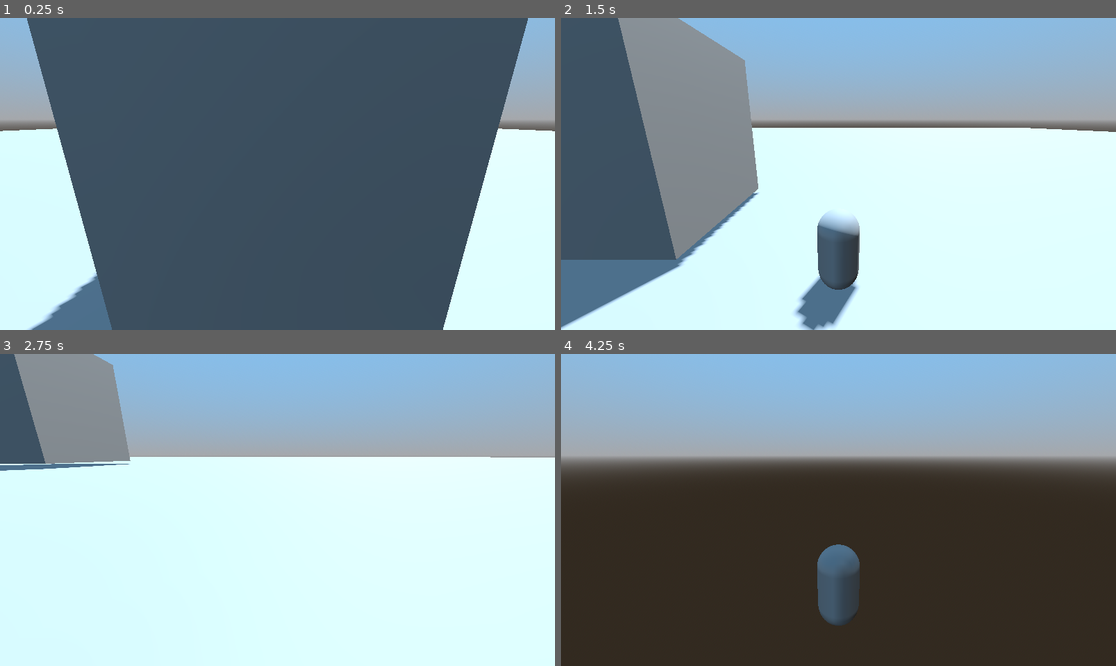
Above: before the commit, frames 1-4 (two rows, left to right).
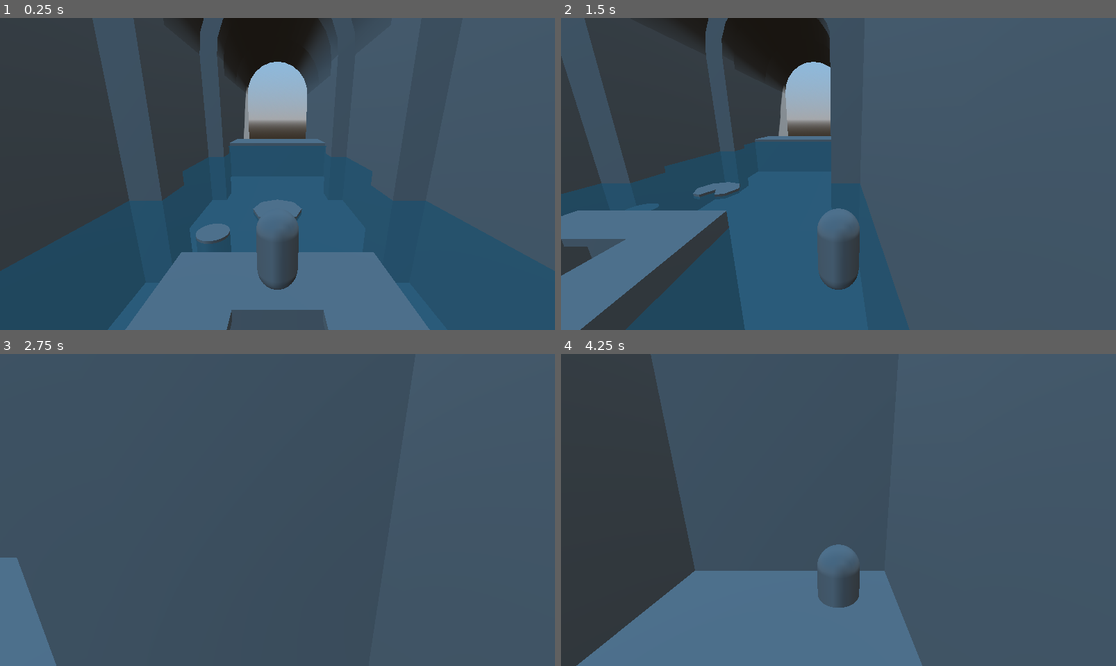
Above: after the commit, the same moments.

Repository: maliamae/GA110_MushroomLad_Godot
Game: Godot game, scene res://Scenes/dungeon_level.tscn
Same seed, same stepped clock (60 frames per second), same inputs: the game is played once before the commit and once after it. The project has no main scene, so this scene is started directly.
Inputs:
- Up to frame 1 (0.25 s): no input
- Up to frame 2 (1.5 s): tap Enter (ui_accept) at 0.5, 0.77 s; hold Right (ui_right) 0.53-1.28 s; hold Down (ui_down) from 1.28 s (still down)
- Up to frame 3 (2.75 s): tap Enter (ui_accept) at 1.52 s; release Down (ui_down) at 2.03 s; hold Right (ui_right) from 2.03 s (still down)
- Up to frame 4 (4.25 s): release Right (ui_right) at 2.78 s; hold Up (ui_up) 2.78-3.53 s; tap Enter (ui_accept) at 3.02, 3.77 s; hold Left (ui_left) from 3.53 s (still down)

The runs differ from the first frame. In frame 1, 64% of the frame differs, in the area x 0-100%, y 0-100%; in frame 2, 91%; in frame 3, 98%; in frame 4, 98%.

Commit message:
fixed floating

Diff:
--- /dev/null
+++ b/Scenes/arch.tscn
@@ -0,0 +1,29 @@
+[gd_scene format=3 uid="uid://cmsy0ichub6c3"]
+
+[node name="arch" type="Node3D" unique_id=1328309220]
+
+[node name="CSGCombiner3D" type="CSGCombiner3D" parent="." unique_id=1088615657]
+
+[node name="CSGBox3D" type="CSGBox3D" parent="CSGCombiner3D" unique_id=327628823]
+transform = Transform3D(1, 0, 0, 0, 1, 0, 0, 0, 1, -4, -4.5, 0.25)
+size = Vector3(1, 9, 1.5)
+
+[node name="CSGBox3D2" type="CSGBox3D" parent="CSGCombiner3D" unique_id=493093947]
+transform = Transform3D(1, 0, 0, 0, 1, 0, 0, 0, 1, 4, -4.5, 0.25)
+size = Vector3(1, 9, 1.5)
+
+[node name="CSGCylinder3D" type="CSGCylinder3D" parent="CSGCombiner3D" unique_id=6595916]
+transform = Transform3D(1, 0, 0, 0, -4.371139e-08, -1, 0, 1, -4.371139e-08, 0, -1.0927847e-08, 0.25)
+radius = 4.5
+height = 1.5
+sides = 24
+
+[node name="CSGCylinder3D" type="CSGCylinder3D" parent="CSGCombiner3D/CSGCylinder3D" unique_id=968000734]
+operation = 2
+radius = 3.5
+sides = 24
+
+[node name="CSGBox3D" type="CSGBox3D" parent="CSGCombiner3D/CSGCylinder3D" unique_id=627057785]
+transform = Transform3D(1, 0, 0, 0, 1, 0, 0, 0, 1, 0, 2.9802322e-08, 2.75)
+operation = 2
+size = Vector3(10, 1.75, 5.5)
--- a/Scenes/dungeon_level.tscn
+++ b/Scenes/dungeon_level.tscn
@@ -3,6 +3,11 @@
 [ext_resource type="PackedScene" uid="uid://bdnto3g31nnyr" path="res://Scenes/player.tscn" id="1_e4kat"]
 [ext_resource type="PackedScene" uid="uid://nf2e13spbwas" path="res://Scenes/oubliette.tscn" id="2_ha38h"]
 [ext_resource type="PackedScene" uid="uid://7h837y2b1pw0" path="res://Scenes/water_plane.tscn" id="3_3cvh8"]
+[ext_resource type="PackedScene" uid="uid://1s7wuolsl15i" path="res://Scenes/side_wall.tscn" id="4_n8u0m"]
+[ext_resource type="PackedScene" uid="uid://oxtllupxk4bo" path="res://Scenes/roof.tscn" id="5_66i6n"]
+[ext_resource type="PackedScene" uid="uid://cmsy0ichub6c3" path="res://Scenes/arch.tscn" id="6_4p3mm"]
+[ext_resource type="PackedScene" uid="uid://cbi2vijx8awjr" path="res://Scenes/lilypad.tscn" id="7_tldnm"]
+[ext_resource type="PackedScene" uid="uid://dixws230pxqm6" path="res://Scenes/floating_platform.tscn" id="8_khf8t"]
 
 [sub_resource type="ProceduralSkyMaterial" id="ProceduralSkyMaterial_p7ssk"]
 sky_top_color = Color(0.50943196, 0.75893027, 0.9554606, 1)
@@ -18,7 +23,7 @@
 size = Vector2(100, 100)
 
 [sub_resource type="BoxShape3D" id="BoxShape3D_n8u0m"]
-size = Vector3(10, 0.125, 10)
+size = Vector3(100, 0.125, 100)
 
 [node name="dungeon_level" type="Node3D" unique_id=2069928860]
 
@@ -40,12 +45,12 @@
 shape = SubResource("BoxShape3D_n8u0m")
 
 [node name="Player" parent="." unique_id=546651733 instance=ExtResource("1_e4kat")]
-transform = Transform3D(1, 0, 0, 0, 1, 0, 0, 0, 1, 0, 0.5, -0.75)
+transform = Transform3D(1, 0, 0, 0, 1, 0, 0, 0, 1, 0, 3.875, -1.875)
 
 [node name="Camera3D" type="Camera3D" parent="Player" unique_id=285811377]
 transform = Transform3D(1, -4.238833e-09, 9.183858e-10, 3.856702e-09, 0.9659259, 0.2588191, -1.9841835e-09, -0.2588191, 0.9659258, 0, 1.5, 2.125)
 
-[node name="StaticBody3D" parent="." unique_id=1772476226 instance=ExtResource("2_ha38h")]
+[node name="oubliette" parent="." unique_id=1772476226 instance=ExtResource("2_ha38h")]
 transform = Transform3D(1, 0, 0, 0, 1, 0, 0, 0, 1, 0, 0.875, -1)
 
 [node name="WaterPlanes" type="Node3D" parent="." unique_id=1759430759]
@@ -118,3 +123,93 @@
 
 [node name="water_plane8" parent="WaterPlanes" unique_id=1513353072 instance=ExtResource("3_3cvh8")]
 transform = Transform3D(1, 0, 0, 0, 1, 0, 0, 0, 1, -3, 3, 2)
+
+[node name="water_plane24" parent="WaterPlanes" unique_id=485941642 instance=ExtResource("3_3cvh8")]
+transform = Transform3D(1, 0, 0, 0, 1, 0, 0, 0, 1, 0, 3, 5)
+
+[node name="water_plane25" parent="WaterPlanes" unique_id=1998274311 instance=ExtResource("3_3cvh8")]
+transform = Transform3D(1, 0, 0, 0, 1, 0, 0, 0, 1, 3, 3, 5)
+
+[node name="water_plane26" parent="WaterPlanes" unique_id=215842317 instance=ExtResource("3_3cvh8")]
+transform = Transform3D(1, 0, 0, 0, 1, 0, 0, 0, 1, -3, 3, 5)
+
+[node name="Walls" type="Node3D" parent="." unique_id=556324659]
+
+[node name="side_wall" parent="Walls" unique_id=2072426151 instance=ExtResource("4_n8u0m")]
+transform = Transform3D(1, 0, 0, 0, 1, 0, 0, 0, 1, -4.75, 4.5, -1)
+
+[node name="side_wall5" parent="Walls" unique_id=1568138120 instance=ExtResource("4_n8u0m")]
+transform = Transform3D(1, 0, 0, 0, 1, 0, 0, 0, 1, -4.75, 4.5, 8)
+
+[node name="side_wall11" parent="Walls" unique_id=1383738846 instance=ExtResource("4_n8u0m")]
+transform = Transform3D(-4.371139e-08, 0, 1, 0, 1, 0, -1, 0, -4.371139e-08, 0, 4.5, 6.75)
+
+[node name="side_wall12" parent="Walls" unique_id=2085987216 instance=ExtResource("4_n8u0m")]
+transform = Transform3D(-4.371139e-08, 0, 1, 0, 1, 0, -1, 0, -4.371139e-08, 0, 13.5, 6.75)
+
+[node name="side_wall2" parent="Walls" unique_id=1885259385 instance=ExtResource("4_n8u0m")]
+transform = Transform3D(1, 0, 0, 0, 1, 0, 0, 0, 1, -4.75, 4.5, -10)
+
+[node name="side_wall3" parent="Walls" unique_id=969113557 instance=ExtResource("4_n8u0m")]
+transform = Transform3D(1, 0, 0, 0, 1, 0, 0, 0, 1, -4.75, 4.5, -19)
+
+[node name="side_wall4" parent="Walls" unique_id=1786117607 instance=ExtResource("4_n8u0m")]
+transform = Transform3D(1, 0, 0, 0, 1, 0, 0, 0, 1, -4.75, 4.5, -28)
+
+[node name="side_wall6" parent="Walls" unique_id=759561314 instance=ExtResource("4_n8u0m")]
+transform = Transform3D(1, 0, 0, 0, 1, 0, 0, 0, 1, 4.75, 4.5, -1)
+
+[node name="side_wall7" parent="Walls" unique_id=628109449 instance=ExtResource("4_n8u0m")]
+transform = Transform3D(1, 0, 0, 0, 1, 0, 0, 0, 1, 4.75, 4.5, 8)
+
+[node name="side_wall8" parent="Walls" unique_id=1603991097 instance=ExtResource("4_n8u0m")]
+transform = Transform3D(1, 0, 0, 0, 1, 0, 0, 0, 1, 4.75, 4.5, -10)
+
+[node name="side_wall9" parent="Walls" unique_id=1230014642 instance=ExtResource("4_n8u0m")]
+transform = Transform3D(1, 0, 0, 0, 1, 0, 0, 0, 1, 4.75, 4.5, -19)
+
+[node name="side_wall10" parent="Walls" unique_id=896990151 instance=ExtResource("4_n8u0m")]
+transform = Transform3D(1, 0, 0, 0, 1, 0, 0, 0, 1, 4.75, 4.5, -28)
+
+[node name="Roofs" type="Node3D" parent="." unique_id=1455176719]
+
+[node name="roof" parent="Roofs" unique_id=2097236321 instance=ExtResource("5_66i6n")]
+transform = Transform3D(1, 0, 0, 0, 1, 0, 0, 0, 1, 0, 9, -1)
+
+[node name="roof5" parent="Roofs" unique_id=1312747022 instance=ExtResource("5_66i6n")]
+transform = Transform3D(1, 0, 0, 0, 1, 0, 0, 0, 1, 0, 9, 8)
+
+[node name="roof2" parent="Roofs" unique_id=1760541639 instance=ExtResource("5_66i6n")]
+transform = Transform3D(1, 0, 0, 0, 1, 0, 0, 0, 1, 0, 9, -10)
+
+[node name="roof3" parent="Roofs" unique_id=514607065 instance=ExtResource("5_66i6n")]
+transform = Transform3D(1, 0, 0, 0, 1, 0, 0, 0, 1, 0, 9, -19)
+
+[node name="roof4" parent="Roofs" unique_id=684375417 instance=ExtResource("5_66i6n")]
+transform = Transform3D(1, 0, 0, 0, 1, 0, 0, 0, 1, 0, 9, -28)
+
+[node name="Arches" type="Node3D" parent="." unique_id=1924441341]
+
+[node name="arch" parent="Arches" unique_id=1328309220 instance=ExtResource("6_4p3mm")]
+transform = Transform3D(1, 0, 0, 0, 1, 0, 0, 0, 1, 0, 9, -6.5)
+
+[node name="arch3" parent="Arches" unique_id=315218588 instance=ExtResource("6_4p3mm")]
+transform = Transform3D(1, 0, 0, 0, 1, 0, 0, 0, 1, 0, 9, 2.5)
+
+[node name="arch2" parent="Arches" unique_id=807459249 instance=ExtResource("6_4p3mm")]
+transform = Transform3D(1, 0, 0, 0, 1, 0, 0, 0, 1, 0, 9, -13.875)
+
+[node name="EndPlatform" type="Node3D" parent="." unique_id=2126368457]
+transform = Transform3D(1, 0, 0, 0, 1, 0, 0, 0, 1, 0, 3, -21)
+
+[node name="CSGCombiner3D" type="CSGCombiner3D" parent="EndPlatform" unique_id=152406113]
+
+[node name="CSGBox3D" type="CSGBox3D" parent="EndPlatform/CSGCombiner3D" unique_id=1791288970]
+transform = Transform3D(1, 0, 0, 0, 1, 0, 0, 0, 1, 0, -1.375, 0)
+size = Vector3(9, 3.25, 4)
+
+[node name="lilypad" parent="." unique_id=197424431 instance=ExtResource("7_tldnm")]
+transform = Transform3D(1, 0, 0, 0, 1, 0, 0, 0, 1, 0, 3, -4.75)
+
+[node name="floating_platform" parent="." unique_id=1464046690 instance=ExtResource("8_khf8t")]
+transform = Transform3D(1, 0, 0, 0, 1, 0, 0, 0, 1, -1.375, 3, -3.625)
--- /dev/null
+++ b/Scenes/lilypad.tscn
@@ -0,0 +1,25 @@
+[gd_scene format=3 uid="uid://cbi2vijx8awjr"]
+
+[sub_resource type="CylinderShape3D" id="CylinderShape3D_cfbem"]
+height = 0.15
+radius = 0.65
+
+[sub_resource type="PrismMesh" id="PrismMesh_cfbem"]
+
+[node name="lilypad" type="Node3D" unique_id=197424431]
+
+[node name="StaticBody3D" type="StaticBody3D" parent="." unique_id=421044344]
+
+[node name="CollisionShape3D" type="CollisionShape3D" parent="StaticBody3D" unique_id=806315224]
+shape = SubResource("CylinderShape3D_cfbem")
+
+[node name="CSGCombiner3D" type="CSGCombiner3D" parent="StaticBody3D" unique_id=228451679]
+
+[node name="CSGCylinder3D" type="CSGCylinder3D" parent="StaticBody3D/CSGCombiner3D" unique_id=1583996166]
+radius = 0.65
+height = 0.15
+
+[node name="CSGMesh3D" type="CSGMesh3D" parent="StaticBody3D/CSGCombiner3D/CSGCylinder3D" unique_id=1188137167]
+transform = Transform3D(0.99999994, 2.9802322e-08, -1.7763568e-15, 0, -4.371139e-08, 1, 2.9802322e-08, -0.99999994, -4.3711385e-08, 0, 0, 0.625)
+operation = 2
+mesh = SubResource("PrismMesh_cfbem")
--- a/Scenes/oubliette.tscn
+++ b/Scenes/oubliette.tscn
@@ -1,10 +1,12 @@
 [gd_scene format=3 uid="uid://nf2e13spbwas"]
 
 [sub_resource type="BoxShape3D" id="BoxShape3D_hcann"]
+size = Vector3(3, 1, 3)
 
-[node name="StaticBody3D" type="StaticBody3D" unique_id=1772476226]
+[node name="oubliette" type="StaticBody3D" unique_id=1772476226]
 
 [node name="CollisionShape3D" type="CollisionShape3D" parent="." unique_id=1994483520]
+transform = Transform3D(1, 0, 0, 0, 1, 0, 0, 0, 1, 0, 2, 0)
 shape = SubResource("BoxShape3D_hcann")
 
 [node name="CSGCombiner3D" type="CSGCombiner3D" parent="." unique_id=702772155]
--- /dev/null
+++ b/Scenes/roof.tscn
@@ -0,0 +1,22 @@
+[gd_scene format=3 uid="uid://oxtllupxk4bo"]
+
+[node name="roof" type="Node3D" unique_id=2097236321]
+
+[node name="CSGCombiner3D" type="CSGCombiner3D" parent="." unique_id=993363035]
+
+[node name="CSGCylinder3D" type="CSGCylinder3D" parent="CSGCombiner3D" unique_id=357316535]
+transform = Transform3D(1, 0, 0, 0, 2.9802322e-08, -1, 0, 1, 2.9802322e-08, 0, 0, 0)
+radius = 5.0
+height = 9.0
+sides = 24
+
+[node name="CSGCylinder3D" type="CSGCylinder3D" parent="CSGCombiner3D/CSGCylinder3D" unique_id=2113078888]
+operation = 2
+radius = 4.5
+height = 9.0
+sides = 24
+
+[node name="CSGBox3D" type="CSGBox3D" parent="CSGCombiner3D/CSGCylinder3D" unique_id=1509309205]
+transform = Transform3D(1, 0, 0, 0, 1, 0, 0, 0, 1, 0, -1.4901161e-08, 3.0625)
+operation = 2
+size = Vector3(15, 9, 6.125)
--- /dev/null
+++ b/Scenes/side_wall.tscn
@@ -0,0 +1,14 @@
+[gd_scene format=3 uid="uid://1s7wuolsl15i"]
+
+[sub_resource type="BoxShape3D" id="BoxShape3D_dlfuf"]
+size = Vector3(0.5, 9, 9)
+
+[node name="side_wall" type="StaticBody3D" unique_id=2072426151]
+
+[node name="CollisionShape3D" type="CollisionShape3D" parent="." unique_id=1350740475]
+shape = SubResource("BoxShape3D_dlfuf")
+
+[node name="CSGCombiner3D" type="CSGCombiner3D" parent="." unique_id=2078856079]
+
+[node name="CSGBox3D" type="CSGBox3D" parent="CSGCombiner3D" unique_id=366267910]
+size = Vector3(0.5, 9, 9)
--- a/Scripts/floating_platform_staticBody.gd
+++ b/Scripts/floating_platform_staticBody.gd
@@ -12,7 +12,8 @@
 
 # Called when the node enters the scene tree for the first time.
 func _ready() -> void:
-	initial_pos = get_global_position()
+	initial_pos = global_position
+	print(initial_pos)
 	max_height = initial_pos.y
 	min_height = max_height - move_distance
 	oscilate_t = randf_range(0.0, 1.0)
@@ -24,7 +25,7 @@
 
 
 func oscilate_height(delta):
-	global_position = Vector3(initial_pos.x, lerpf(max_height, min_height, oscilate_t),initial_pos.y)
+	global_position = Vector3(initial_pos.x, lerpf(max_height, min_height, oscilate_t),initial_pos.z)
 	oscilate_t += 0.01 * move_speed * delta
 
 	if (oscilate_t > 1.0):
